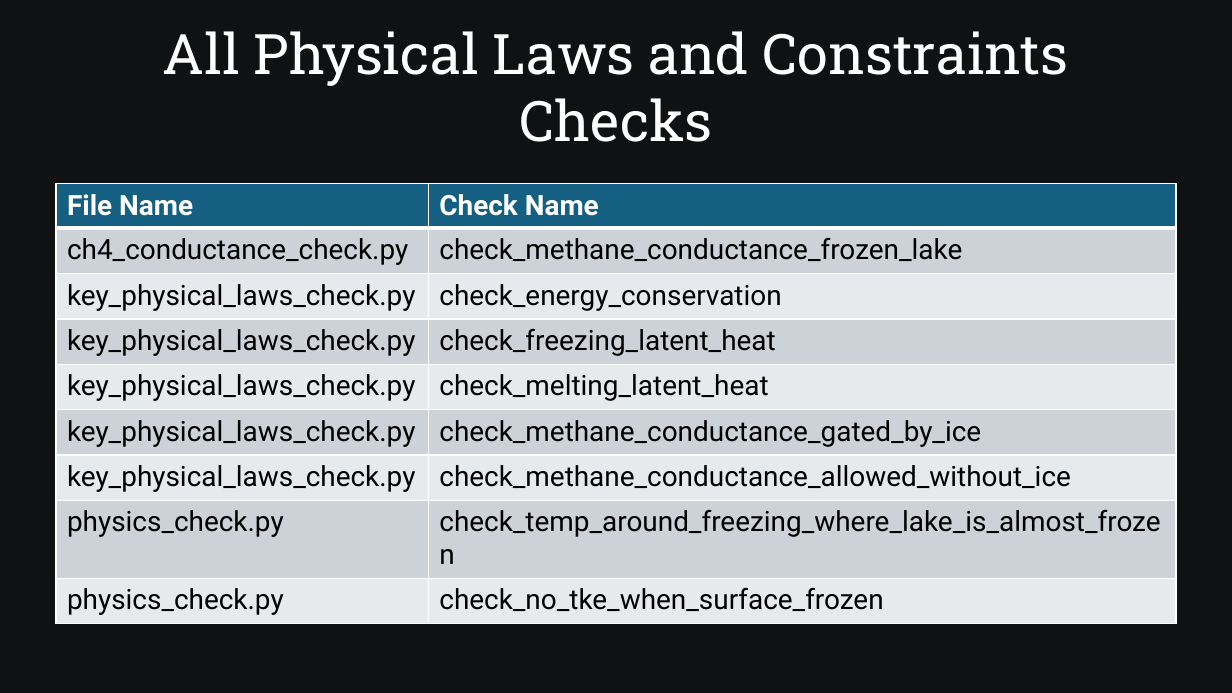
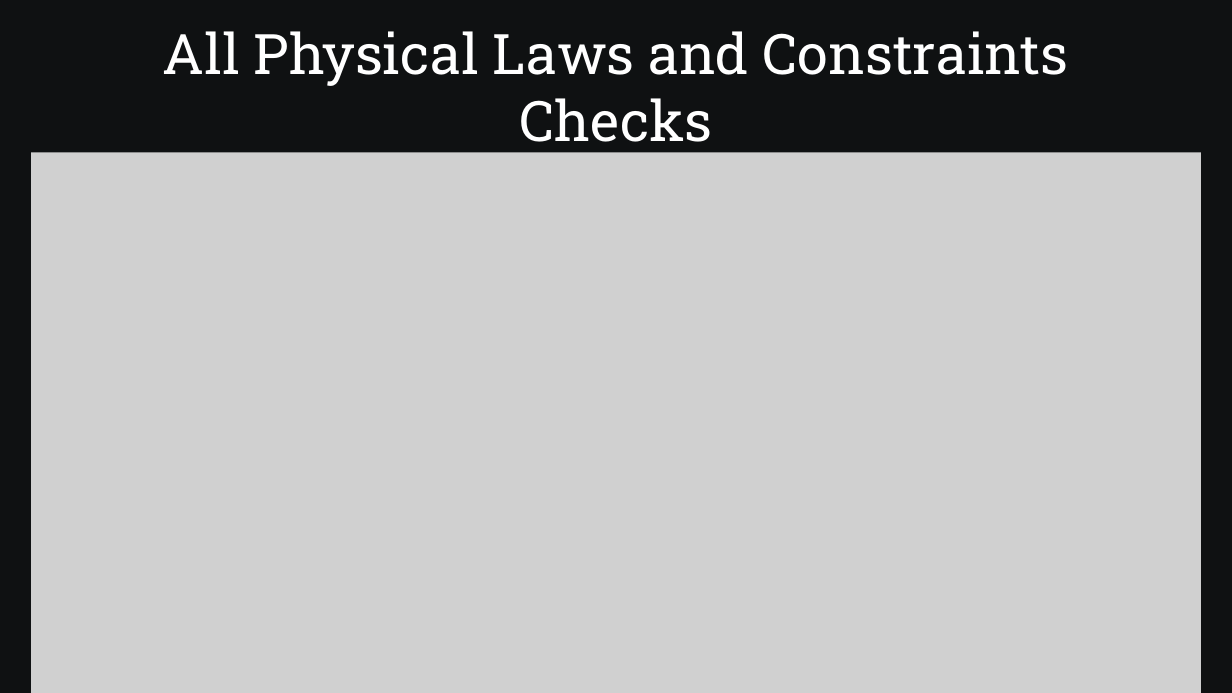
Before and after one commit to SamAllen06/lake_temp_work, a slide deck: slide 33 of documentation/for_collaborators/AnalysisOverview.pptx (slide 32 before the commit). Drawn at 1232x693 pixels with LibreOffice and Linux fonts; fonts in the diff are those of the drawing; grey boxes stand for pictures. Boxes give left, top, right and bottom in pixels: in the first picture for what was removed or moved away, otherwise in the second. Text is boxed around its words. In the diff, an @@ line names an element or a change of style, - is before the commit and + after.

Commit message:
Update types of checks slides

```diff
--- a/documentation/for_collaborators/AnalysisOverview.pptx
+++ b/documentation/for_collaborators/AnalysisOverview.pptx
@@ picture added at box(31, 152, 1202, 693) @@
@@ table removed at box(56, 183, 1176, 619), 9 rows, 2 columns @@
-File Name | Check Name
-ch4_conductance_check.py | check_methane_conductance_frozen_lake
-key_physical_laws_check.py | check_energy_conservation
-key_physical_laws_check.py | check_freezing_latent_heat
-key_physical_laws_check.py | check_melting_latent_heat
-key_physical_laws_check.py | check_methane_conductance_gated_by_ice
-key_physical_laws_check.py | check_methane_conductance_allowed_without_ice
-physics_check.py | check_temp_around_freezing_where_lake_is_almost_frozen
-physics_check.py | check_no_tke_when_surface_frozen
```
Also in this commit, not shown: 12 other slides changed, 4 slides added, 1 slide removed, 1 other file.
